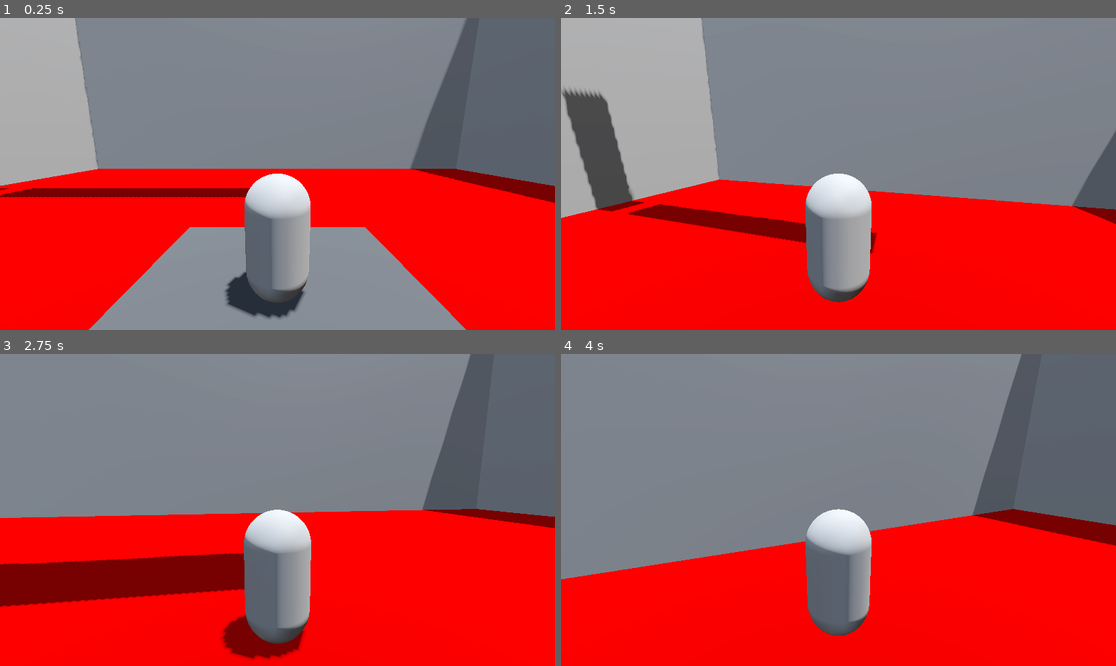
Above: before the commit, frames 1-4 (two rows, left to right).
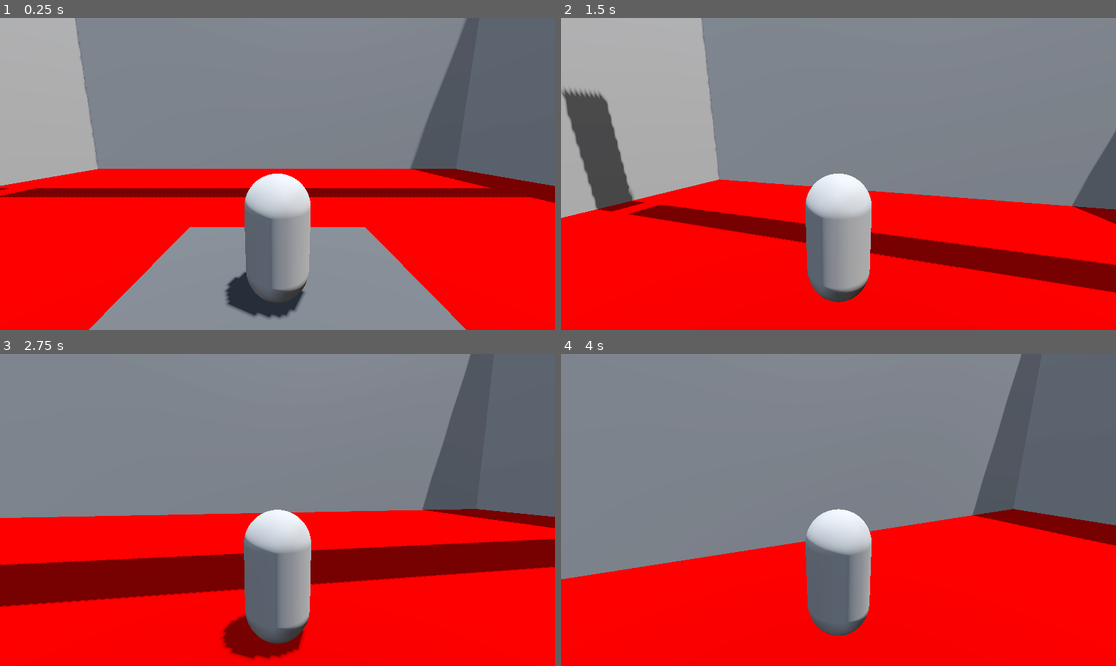
Above: after the commit, the same moments.

Repository: addyvmc20-ctrl/Addy-Mclean-Digitech
Game: Godot game, scene res://Scenes/Level.tscn
Two runs of this game, one before a commit and one after it. Both use one fixed random seed, a clock stepped at 60 frames per second and the inputs below.
Inputs (mouse positions are in pixels of both pictures, inside the frame that each line leads up to):
- Up to frame 1 (0.25 s): no input
- Up to frame 2 (1.5 s): tap Enter at 0.5 s; move the mouse to (866, 174) at 0.52 s; hold W (move_forward) from 0.53 s (still down); tap Space (jump) at 0.77 s; move the mouse to (810, 174) at 1.27 s
- Up to frame 3 (2.75 s): keep holding W (move_forward); tap Space (jump) at 1.52 s; move the mouse to (288, 503) at 2.02 s
- Up to frame 4 (4 s): keep holding W (move_forward); move the mouse to (832, 516) at 2.77 s; tap Space (jump) at 3.02, 3.77 s; move the mouse to (877, 513) at 3.52 s

The runs differ from the first frame. In frame 1, 1.1% of the frame differs, in the area x 0-96%, y 54-58%; in frame 2, 3.5%; in frame 3, 4.5%, in the area x 0-100%, y 59-74%; in frame 4, nothing differs.

Commit message:
Spikes and level 1 prototype complete as well as start to level 2

Diff:
--- a/Scenes/Level.tscn
+++ b/Scenes/Level.tscn
@@ -7,8 +7,10 @@
 [ext_resource type="Material" uid="uid://cxvf4wj4uqa7y" path="res://Scenes/start_platform.tres" id="2_xylue"]
 [ext_resource type="Material" uid="uid://5fkbsb00hwn8" path="res://Scenes/moving_platform.tres" id="4_xylue"]
 [ext_resource type="PhysicsMaterial" uid="uid://budgntmc3io5f" path="res://Scenes/ice_physic_plat.tres" id="7_5rrr5"]
-[ext_resource type="Material" uid="uid://dxmyoca3sgik8" path="res://Scenes/spike_material.tres" id="7_or7tv"]
+[ext_resource type="PackedScene" uid="uid://clpnk68ygt8h3" path="res://Scenes/Spike.tscn" id="7_or7tv"]
 [ext_resource type="Material" uid="uid://b8t7rvkfq6ry5" path="res://Scenes/ice_material.tres" id="8_or7tv"]
+[ext_resource type="Script" uid="uid://cbve6f1lx45l3" path="res://Scenes/level_end_trigger.gd" id="10_133si"]
+[ext_resource type="Material" uid="uid://csmkq21mbcqst" path="res://Scenes/end_trigger_material.tres" id="11_esopp"]
 
 [sub_resource type="ProceduralSkyMaterial" id="ProceduralSkyMaterial_2poj3"]
 sky_horizon_color = Color(0.66224277, 0.6717428, 0.6867428, 1)
@@ -59,6 +61,12 @@
 [sub_resource type="BoxShape3D" id="BoxShape3D_nrlyp"]
 size = Vector3(20, 1, 2.5)
 
+[sub_resource type="BoxMesh" id="BoxMesh_pmxqn"]
+size = Vector3(20, 1, 2.5)
+
+[sub_resource type="BoxShape3D" id="BoxShape3D_gs5q7"]
+size = Vector3(20, 1, 2.5)
+
 [sub_resource type="BoxMesh" id="BoxMesh_fhlu0"]
 size = Vector3(10, 1, 2.5)
 
@@ -94,6 +102,10 @@
 
 [sub_resource type="BoxShape3D" id="BoxShape3D_b10nm"]
 size = Vector3(1, 25, 50)
+
+[sub_resource type="BoxMesh" id="BoxMesh_44tr1"]
+
+[sub_resource type="BoxShape3D" id="BoxShape3D_pmxqn"]
 
 [node name="Node3D" type="Node3D" unique_id=1603397852]
 
@@ -214,45 +226,20 @@
 [node name="CollisionShape3D" type="CollisionShape3D" parent="Platform 10" unique_id=977727117]
 shape = SubResource("BoxShape3D_44tr1")
 
-[node name="Spike1" type="StaticBody3D" parent="." unique_id=446212449 groups=["spike"]]
-transform = Transform3D(1, 0, 0, 0, 1, 0, 0, 0, 1, -13.746, 19, -11)
-
-[node name="MeshInstance3D" type="MeshInstance3D" parent="Spike1" unique_id=1050699201]
-mesh = SubResource("BoxMesh_0ba56")
-surface_material_override/0 = ExtResource("7_or7tv")
-
-[node name="CollisionShape3D" type="CollisionShape3D" parent="Spike1" unique_id=1916814857]
-shape = SubResource("BoxShape3D_vsvp5")
-
-[node name="Spike2" type="StaticBody3D" parent="." unique_id=1154673510 groups=["spike"]]
-transform = Transform3D(1, 0, 0, 0, 1, 0, 0, 0, 1, -8.7, 19, -11)
-
-[node name="MeshInstance3D" type="MeshInstance3D" parent="Spike2" unique_id=1064061405]
-mesh = SubResource("BoxMesh_0ba56")
-surface_material_override/0 = ExtResource("7_or7tv")
-
-[node name="CollisionShape3D" type="CollisionShape3D" parent="Spike2" unique_id=1065861213]
-shape = SubResource("BoxShape3D_vsvp5")
-
-[node name="Spike3" type="StaticBody3D" parent="." unique_id=2001209654 groups=["spike"]]
-transform = Transform3D(1, 0, 0, 0, 1, 0, 0, 0, 1, -2.7, 19, -11)
-
-[node name="MeshInstance3D" type="MeshInstance3D" parent="Spike3" unique_id=59905341]
-mesh = SubResource("BoxMesh_0ba56")
-surface_material_override/0 = ExtResource("7_or7tv")
-
-[node name="CollisionShape3D" type="CollisionShape3D" parent="Spike3" unique_id=1157887749]
-shape = SubResource("BoxShape3D_vsvp5")
-
-[node name="Spike4" type="StaticBody3D" parent="." unique_id=1646401460 groups=["spike"]]
+[node name="Spike4" parent="." unique_id=1393650104 instance=ExtResource("7_or7tv")]
 transform = Transform3D(1, 0, 0, 0, 1, 0, 0, 0, 1, 3.7, 19, -11)
 
-[node name="MeshInstance3D" type="MeshInstance3D" parent="Spike4" unique_id=978076307]
-mesh = SubResource("BoxMesh_0ba56")
-surface_material_override/0 = ExtResource("7_or7tv")
-
-[node name="CollisionShape3D" type="CollisionShape3D" parent="Spike4" unique_id=322991303]
-shape = SubResource("BoxShape3D_vsvp5")
+[node name="Spike5" parent="." unique_id=658364975 instance=ExtResource("7_or7tv")]
+transform = Transform3D(1, 0, 0, 0, 1, 0, 0, 0, 1, -0.3, 19, -11)
+
+[node name="Spike6" parent="." unique_id=1853250560 instance=ExtResource("7_or7tv")]
+transform = Transform3D(1, 0, 0, 0, 1, 0, 0, 0, 1, -4.3, 19, -11)
+
+[node name="Spike7" parent="." unique_id=157820182 instance=ExtResource("7_or7tv")]
+transform = Transform3D(1, 0, 0, 0, 1, 0, 0, 0, 1, -8.3, 19, -11)
+
+[node name="Spike8" parent="." unique_id=33224723 instance=ExtResource("7_or7tv")]
+transform = Transform3D(1, 0, 0, 0, 1, 0, 0, 0, 1, -12.3, 19, -11)
 
 [node name="Platform 11" type="StaticBody3D" parent="." unique_id=1027915744]
 transform = Transform3D(1, 0, 0, 0, 1, 0, 0, 0, 1, -5, 18, -11)
@@ -263,6 +250,16 @@
 
 [node name="CollisionShape3D" type="CollisionShape3D" parent="Platform 11" unique_id=1583933206]
 shape = SubResource("BoxShape3D_nrlyp")
+
+[node name="Platform 12" type="StaticBody3D" parent="." unique_id=451061808]
+transform = Transform3D(1, 0, 0, 0, 1, 0, 0, 0, 1, 12, 18, -11)
+
+[node name="MeshInstance3D" type="MeshInstance3D" parent="Platform 12" unique_id=1799949110]
+mesh = SubResource("BoxMesh_pmxqn")
+surface_material_override/0 = ExtResource("2_fuudy")
+
+[node name="CollisionShape3D" type="CollisionShape3D" parent="Platform 12" unique_id=1850764941]
+shape = SubResource("BoxShape3D_gs5q7")
 
 [node name="Platform mv_up_down" type="AnimatableBody3D" parent="." unique_id=527440395]
 transform = Transform3D(1, 0, 0, 0, 1, 0, 0, 0, 1, 20, 4, 2)
@@ -355,3 +352,16 @@
 
 [node name="CollisionShape3D" type="CollisionShape3D" parent="Wall_Right" unique_id=1744593839]
 shape = SubResource("BoxShape3D_b10nm")
+
+[node name="End_trigger" type="Area3D" parent="." unique_id=1193950204]
+transform = Transform3D(1, 0, 0, 0, 1, 0, 0, 0, 1, 21, 20, -11)
+script = ExtResource("10_133si")
+
+[node name="MeshInstance3D" type="MeshInstance3D" parent="End_trigger" unique_id=1095805737]
+mesh = SubResource("BoxMesh_44tr1")
+surface_material_override/0 = ExtResource("11_esopp")
+
+[node name="CollisionShape3D" type="CollisionShape3D" parent="End_trigger" unique_id=1109622922]
+shape = SubResource("BoxShape3D_pmxqn")
+
+[connection signal="body_entered" from="End_trigger" to="End_trigger" method="_on_body_entered"]
--- /dev/null
+++ b/Scenes/Spike.gd
@@ -0,0 +1,9 @@
+extends Area3D
+
+@export var respawn_position := Vector3(0, 3, 0)
+
+func _on_body_entered(body):
+	if body.name == "Player":
+		body.global_position = respawn_position
+		body.linear_velocity = Vector3(0, 0, 0)
+		body.angular_velocity = Vector3(0, 0, 0)
--- /dev/null
+++ b/Scenes/Spike.tscn
@@ -0,0 +1,18 @@
+[gd_scene format=3 uid="uid://clpnk68ygt8h3"]
+
+[ext_resource type="Script" uid="uid://bdhgbjr8jnodb" path="res://Scenes/Spike.gd" id="1_gt2xr"]
+[ext_resource type="CylinderMesh" uid="uid://cxumcebfbi78i" path="res://spike_mesh.tres" id="1_n83sx"]
+[ext_resource type="Material" uid="uid://dxmyoca3sgik8" path="res://Scenes/spike_material.tres" id="2_gt2xr"]
+[ext_resource type="Shape3D" uid="uid://c4nd5ehyhfnsb" path="res://spike_collision_3d.tres" id="3_hxkth"]
+
+[node name="Spike4" type="Area3D" unique_id=1393650104 groups=["spike"]]
+script = ExtResource("1_gt2xr")
+
+[node name="MeshInstance3D" type="MeshInstance3D" parent="." unique_id=86721674]
+mesh = ExtResource("1_n83sx")
+surface_material_override/0 = ExtResource("2_gt2xr")
+
+[node name="CollisionShape3D" type="CollisionShape3D" parent="." unique_id=1353212272]
+shape = ExtResource("3_hxkth")
+
+[connection signal="body_entered" from="." to="." method="_on_body_entered"]
--- /dev/null
+++ b/Scenes/end_trigger_material.tres
@@ -0,0 +1,9 @@
+[gd_resource type="StandardMaterial3D" format=3 uid="uid://csmkq21mbcqst"]
+
+[resource]
+albedo_color = Color(0, 0, 1, 1)
+metallic = 1.0
+metallic_specular = 1.0
+clearcoat_enabled = true
+clearcoat_roughness = 1.0
+refraction_enabled = true
--- /dev/null
+++ b/Scenes/level_2.tscn
@@ -0,0 +1,143 @@
+[gd_scene format=3 uid="uid://c21j88ct7eeyn"]
+
+[ext_resource type="Material" uid="uid://bwgyr4petrhpb" path="res://Scenes/ground.tres" id="1_v36qu"]
+[ext_resource type="PackedScene" uid="uid://bms6hfw7gbgd3" path="res://player.tscn" id="2_cggpd"]
+[ext_resource type="Material" uid="uid://cxvf4wj4uqa7y" path="res://Scenes/start_platform.tres" id="3_055b2"]
+[ext_resource type="Script" uid="uid://cbve6f1lx45l3" path="res://Scenes/level_end_trigger.gd" id="4_2mgoq"]
+[ext_resource type="Material" uid="uid://csmkq21mbcqst" path="res://Scenes/end_trigger_material.tres" id="5_uhnj4"]
+
+[sub_resource type="ProceduralSkyMaterial" id="ProceduralSkyMaterial_2poj3"]
+sky_horizon_color = Color(0.66224277, 0.6717428, 0.6867428, 1)
+ground_horizon_color = Color(0.66224277, 0.6717428, 0.6867428, 1)
+
+[sub_resource type="Sky" id="Sky_ebmjs"]
+sky_material = SubResource("ProceduralSkyMaterial_2poj3")
+
+[sub_resource type="Environment" id="Environment_qxrlw"]
+background_mode = 2
+sky = SubResource("Sky_ebmjs")
+tonemap_mode = 2
+glow_enabled = true
+
+[sub_resource type="BoxMesh" id="BoxMesh_133si"]
+size = Vector3(50, 1, 50)
+
+[sub_resource type="BoxShape3D" id="BoxShape3D_esopp"]
+size = Vector3(50, 1, 50)
+
+[sub_resource type="BoxMesh" id="BoxMesh_5rrr5"]
+size = Vector3(1, 2, 1)
+
+[sub_resource type="BoxShape3D" id="BoxShape3D_or7tv"]
+size = Vector3(5, 2, 5)
+
+[sub_resource type="BoxMesh" id="BoxMesh_xylue"]
+size = Vector3(50, 25, 1)
+
+[sub_resource type="BoxShape3D" id="BoxShape3D_tj5wv"]
+size = Vector3(50, 25, 1)
+
+[sub_resource type="BoxMesh" id="BoxMesh_ienac"]
+size = Vector3(50, 25, 1)
+
+[sub_resource type="BoxShape3D" id="BoxShape3D_5rrr5"]
+size = Vector3(50, 25, 1)
+
+[sub_resource type="BoxMesh" id="BoxMesh_or7tv"]
+size = Vector3(1, 25, 50)
+
+[sub_resource type="BoxShape3D" id="BoxShape3D_133si"]
+size = Vector3(1, 25, 50)
+
+[sub_resource type="BoxMesh" id="BoxMesh_esopp"]
+size = Vector3(1, 25, 50)
+
+[sub_resource type="BoxShape3D" id="BoxShape3D_b10nm"]
+size = Vector3(1, 25, 50)
+
+[sub_resource type="BoxMesh" id="BoxMesh_44tr1"]
+
+[sub_resource type="BoxShape3D" id="BoxShape3D_pmxqn"]
+
+[node name="Node3D" type="Node3D" unique_id=1603397852]
+
+[node name="WorldEnvironment" type="WorldEnvironment" parent="." unique_id=374678724]
+environment = SubResource("Environment_qxrlw")
+
+[node name="DirectionalLight3D" type="DirectionalLight3D" parent="." unique_id=625942990]
+transform = Transform3D(-0.8660254, -0.43301278, 0.24999999, 0.24421169, 0.069985956, 0.96719325, -0.4363035, 0.8986668, 0.045137167, 0, 20, 0)
+shadow_enabled = true
+
+[node name="MeshInstance3D" type="MeshInstance3D" parent="." unique_id=322567446]
+mesh = SubResource("BoxMesh_133si")
+surface_material_override/0 = ExtResource("1_v36qu")
+
+[node name="StaticBody3D" type="StaticBody3D" parent="MeshInstance3D" unique_id=1294001192]
+
+[node name="CollisionShape3D" type="CollisionShape3D" parent="MeshInstance3D/StaticBody3D" unique_id=1943292748]
+shape = SubResource("BoxShape3D_esopp")
+
+[node name="Player" parent="." unique_id=1333031934 instance=ExtResource("2_cggpd")]
+transform = Transform3D(1, 0, 0, 0, 1, 0, 0, 0, 1, 0, 3, 0)
+lock_rotation = true
+linear_damp = 3.0
+
+[node name="Start" type="StaticBody3D" parent="." unique_id=1203852494]
+transform = Transform3D(1, 0, 0, 0, 1, 0, 0, 0, 1, 0, 1, 0)
+
+[node name="MeshInstance3D" type="MeshInstance3D" parent="Start" unique_id=793069981]
+transform = Transform3D(5, 0, 0, 0, 1, 0, 0, 0, 5, 0, 0, 0)
+mesh = SubResource("BoxMesh_5rrr5")
+surface_material_override/0 = ExtResource("3_055b2")
+
+[node name="CollisionShape3D" type="CollisionShape3D" parent="Start" unique_id=1634042796]
+shape = SubResource("BoxShape3D_or7tv")
+
+[node name="Wall_Front" type="StaticBody3D" parent="." unique_id=1664861459]
+transform = Transform3D(1, 0, 0, 0, 1, 0, 0, 0, 1, 0, 12, 24)
+
+[node name="MeshInstance3D" type="MeshInstance3D" parent="Wall_Front" unique_id=1518740365]
+mesh = SubResource("BoxMesh_xylue")
+
+[node name="CollisionShape3D" type="CollisionShape3D" parent="Wall_Front" unique_id=23197196]
+shape = SubResource("BoxShape3D_tj5wv")
+
+[node name="Wall_Back" type="StaticBody3D" parent="." unique_id=2055260077]
+transform = Transform3D(1, 0, 0, 0, 1, 0, 0, 0, 1, 0, 12, -24)
+
+[node name="MeshInstance3D" type="MeshInstance3D" parent="Wall_Back" unique_id=649781847]
+mesh = SubResource("BoxMesh_ienac")
+
+[node name="CollisionShape3D" type="CollisionShape3D" parent="Wall_Back" unique_id=1488911821]
+shape = SubResource("BoxShape3D_5rrr5")
+
+[node name="Wall_Left" type="StaticBody3D" parent="." unique_id=1172391990]
+transform = Transform3D(1, 0, 0, 0, 1, 0, 0, 0, 1, 24, 12, 0)
+
+[node name="MeshInstance3D" type="MeshInstance3D" parent="Wall_Left" unique_id=1374013374]
+mesh = SubResource("BoxMesh_or7tv")
+
+[node name="CollisionShape3D" type="CollisionShape3D" parent="Wall_Left" unique_id=1545580100]
+shape = SubResource("BoxShape3D_133si")
+
+[node name="Wall_Right" type="StaticBody3D" parent="." unique_id=1754186948]
+transform = Transform3D(1, 0, 0, 0, 1, 0, 0, 0, 1, -24.088, 12, 0)
+
+[node name="MeshInstance3D" type="MeshInstance3D" parent="Wall_Right" unique_id=1165263743]
+mesh = SubResource("BoxMesh_esopp")
+
+[node name="CollisionShape3D" type="CollisionShape3D" parent="Wall_Right" unique_id=1744593839]
+shape = SubResource("BoxShape3D_b10nm")
+
+[node name="End_trigger" type="Area3D" parent="." unique_id=1193950204]
+transform = Transform3D(1, 0, 0, 0, 1, 0, 0, 0, 1, 21, 20, -11)
+script = ExtResource("4_2mgoq")
+
+[node name="MeshInstance3D" type="MeshInstance3D" parent="End_trigger" unique_id=1095805737]
+mesh = SubResource("BoxMesh_44tr1")
+surface_material_override/0 = ExtResource("5_uhnj4")
+
+[node name="CollisionShape3D" type="CollisionShape3D" parent="End_trigger" unique_id=1109622922]
+shape = SubResource("BoxShape3D_pmxqn")
+
+[connection signal="body_entered" from="End_trigger" to="End_trigger" method="_on_body_entered"]
--- /dev/null
+++ b/Scenes/level_end_trigger.gd
@@ -0,0 +1,5 @@
+extends Area3D
+
+func _on_body_entered(body):
+	if body.name == "Player":
+		print("Level Complete!")
--- /dev/null
+++ b/spike_collision_3d.tres
@@ -0,0 +1,3 @@
+[gd_resource type="CylinderShape3D" format=3 uid="uid://c4nd5ehyhfnsb"]
+
+[resource]
--- /dev/null
+++ b/spike_mesh.tres
@@ -0,0 +1,5 @@
+[gd_resource type="CylinderMesh" format=3 uid="uid://cxumcebfbi78i"]
+
+[resource]
+top_radius = 0.0
+bottom_radius = 1.0
Not shown, added: Scenes/Spike.gd.uid
Not shown, added: Scenes/level_end_trigger.gd.uid
